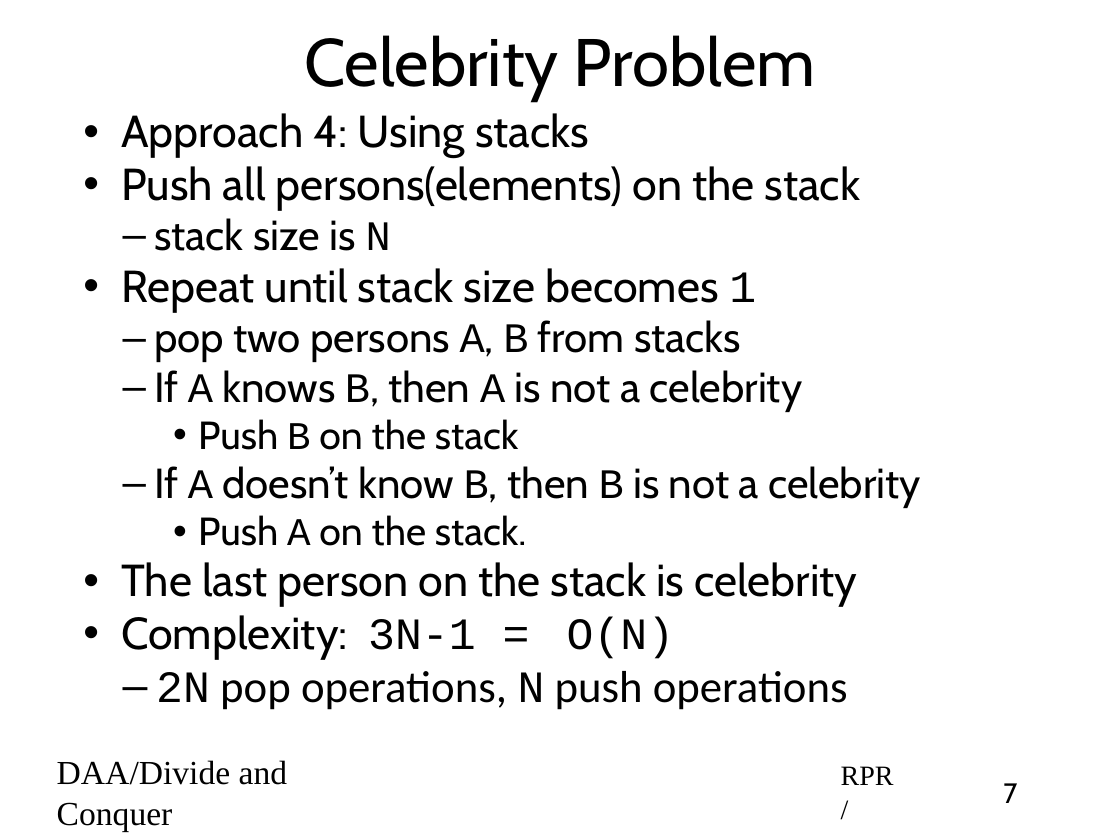
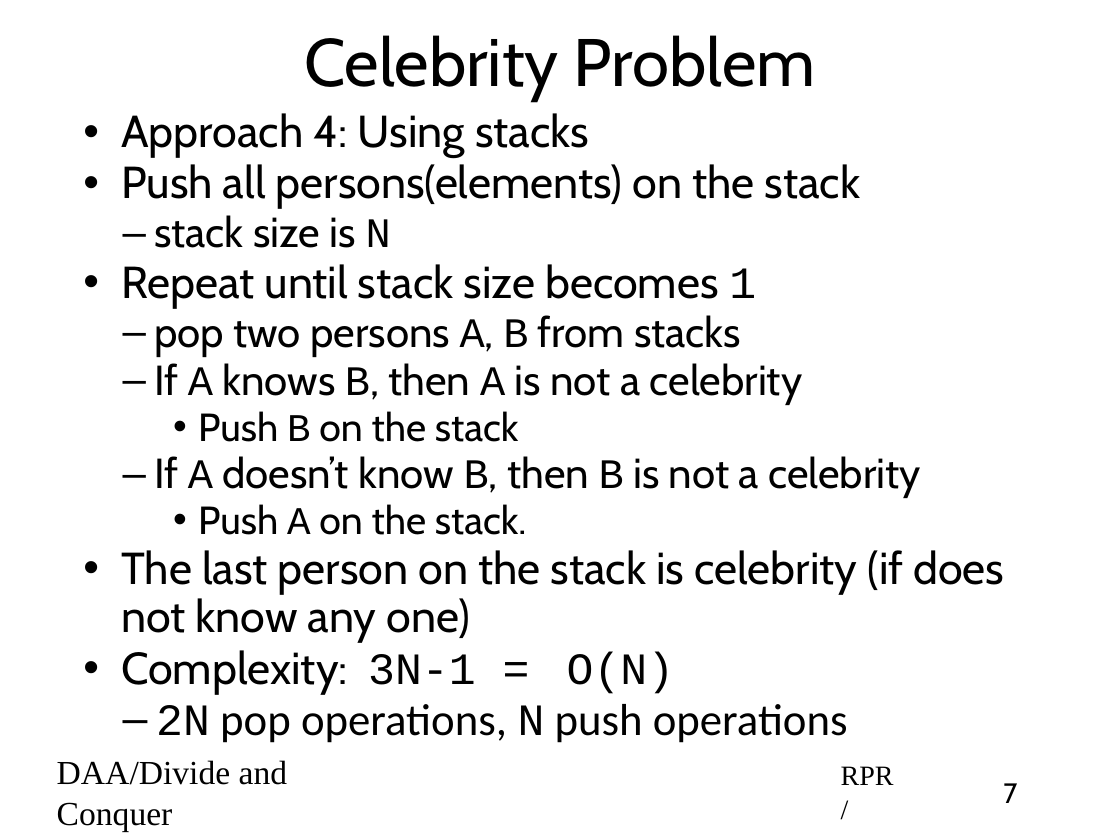
Before and after one commit to rprustagi/2019-17CS43-DAA, a slide deck: slide 7 of Slides-RPR/2019-H1-DAA-L18-Applns-D_n_C.pptx. Drawn at 1120x840 pixels with LibreOffice and Linux fonts; fonts in the diff are those of the drawing. Boxes give left, top, right and bottom in pixels: in the first picture for what was removed or moved away, otherwise in the second. Text is boxed around its words. In the diff, an @@ line names an element or a change of style, - is before the commit and + after.

```diff
--- a/Slides-RPR/2019-H1-DAA-L18-Applns-D_n_C.pptx
+++ b/Slides-RPR/2019-H1-DAA-L18-Applns-D_n_C.pptx
@@ text at [121, 113, 920, 743]: less space between paragraphs @@
@@ text at [121, 550, 1004, 643]: text changed @@
-• The last person on the stack is celebrity
+• The last person on the stack is celebrity (if does not know any one)
```
Also in this commit, not shown: 4 other slides changed, 11 other files.
